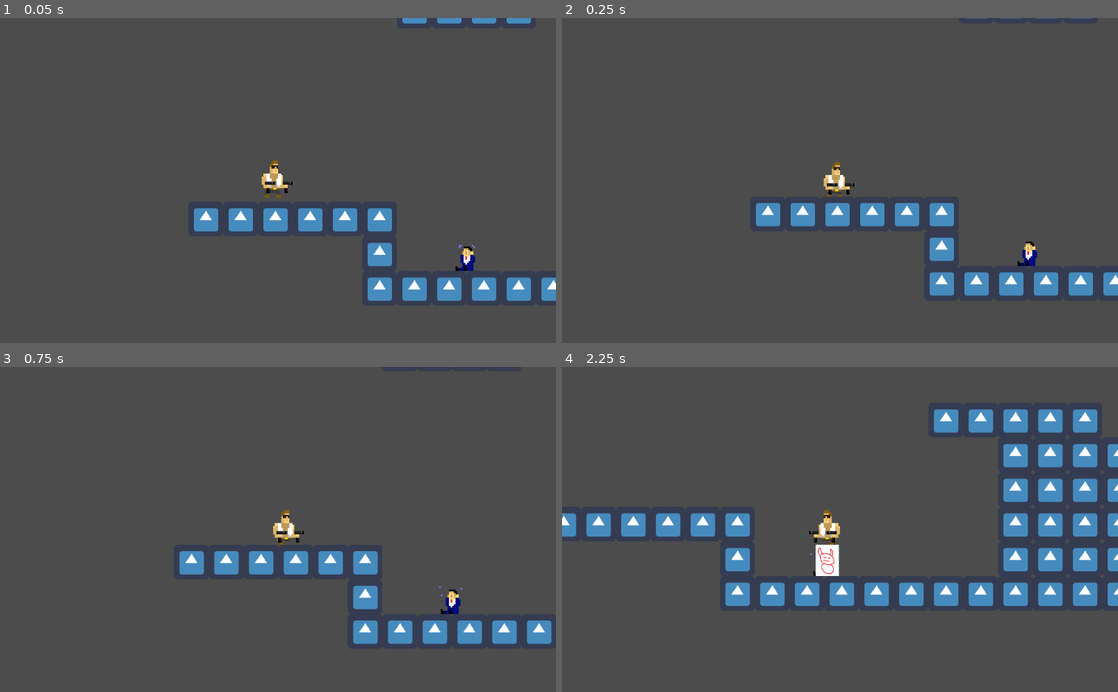
Above: before the commit, frames 1-4 (two rows, left to right).
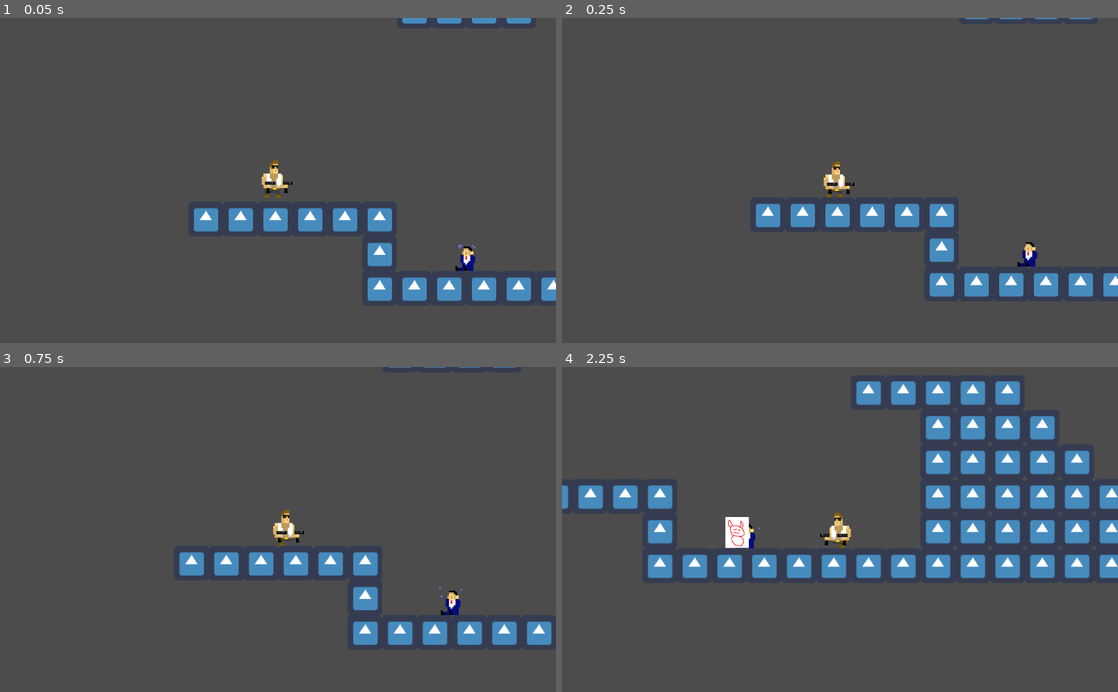
Above: after the commit, the same moments.

Repository: Slimonade1/Eksamensprojekt
Game: Godot game, scene res://Scenes/masterScene.tscn
Two runs of this game, one before a commit and one after it. Both use one fixed random seed, a clock stepped at 60 frames per second and the inputs below. The engine's default icon, where the game draws it, is replaced by a stand-in: a white triangle on a blue panel in a dark square.
Inputs:
- Up to frame 1 (0.05 s): no input
- Up to frame 2 (0.25 s): no input
- Up to frame 3 (0.75 s): hold D (ui_right) from 0.53 s (still down)
- Up to frame 4 (2.25 s): tap W (ui_up) at 0.77, 1.52 s; release D (ui_right) at 2.03 s; hold A (ui_left) from 2.03 s (still down)

Frame 1 is identical in both runs. In frame 2, 0.9% of the frame differs, in the area x 34-100%, y 0-86%; in frame 3, 0.9%; in frame 4, 22%, in the area x 0-100%, y 4-74%.

Commit message:
#1 Updated collision box

Diff:
--- a/Scenes/Player.tscn
+++ b/Scenes/Player.tscn
@@ -44,9 +44,8 @@
 "speed": 24.0
 } ]
 
-[sub_resource type="CapsuleShape2D" id=1]
-radius = 11.0
-height = 0.0
+[sub_resource type="RectangleShape2D" id=5]
+extents = Vector2( 6.5, 11.5 )
 
 [node name="Player" type="KinematicBody2D"]
 position = Vector2( 3, -23 )
@@ -64,8 +63,8 @@
 animation = "running"
 
 [node name="CollisionShape2D" type="CollisionShape2D" parent="."]
-position = Vector2( -2.33333, 8.33333 )
-shape = SubResource( 1 )
+position = Vector2( -3.5, 8.5 )
+shape = SubResource( 5 )
 
 [node name="BulletCooldown" type="Timer" parent="."]
 one_shot = true
Not shown, removed: .DS_Store
Not shown, removed: Sprites/.DS_Store
Not shown, removed: Sprites/Player/.DS_Store
Not shown, removed: Sprites/Player/Idle/.DS_Store
